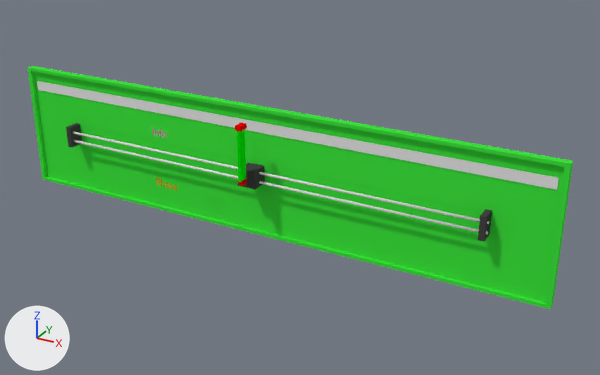
An edit to the Blender file redressement/redressement/redressement.blend, drawn before and after from the same camera.
Both versions are drawn from a 50 mm camera at (17.3, -26.5, 13.6) aimed at (2.0, 1.3, -0.3). Lighting does not change. The marker at lower left points along +X, +Y and +Z.
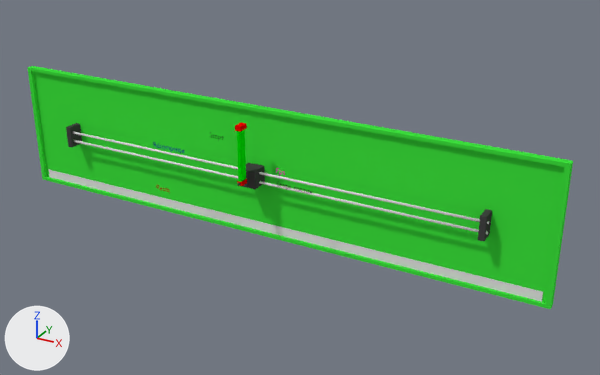
Commit message: avec log et temps par step

Edits to the bpy script that builds the scene:
```text
Add mat_bleu:
    mat_bleu = diffuse_material('bleu')
    mat_bleu.base_color = (0.00341, 0.0, 0.337)  # blue #0b009d
Add mat_noir:
    mat_noir = diffuse_material('noir')
    mat_noir.base_color = (0.0, 0.0, 0.0)  # black #000000
Change txt_info:
    remove txt_info.materials.append(mat_magenta)  # pink #e700c1
    txt_info.body: 'Info' -> 'Récompense'
    add txt_info.materials.append(mat_bleu)  # blue #0b009d
Add txt_pfs_002:
    txt_pfs_002 = bpy.data.curves.new('Pfs.002', 'FONT')
    txt_pfs_002.body = 'Steps totaux'
    txt_pfs_002.materials.append(mat_noir)  # black #000000
Add txt_pfs:
    txt_pfs = bpy.data.curves.new('Pfs', 'FONT')
    txt_pfs.body = 'Fps'
    txt_pfs.materials.append(mat_magenta)  # pink #e700c1
Remove ob_info:
    ob_info = bpy.data.objects.new('Info', txt_info)
    ob_info.location = (-3.99, -0.68, 1.58)
    ob_info.rotation_euler = (1.571, 0.0, 0.0)  # degrees (90, 0, 0)
    ob_info.scale = (0.499, 0.499, 0.499)
Remove ob_phase:
    ob_phase = bpy.data.objects.new('Phase', txt_phase)
    ob_phase.location = (-3.99, -0.68, -0.72)
    ob_phase.rotation_euler = (1.571, 0.0, 0.0)  # degrees (90, 0, 0)
    ob_phase.scale = (0.499, 0.499, 0.499)
Change ob_plane_001:
    ob_plane_001.location: (0.0, 1.21, 2.03) -> (0.0, 1.21, -2.55)
Add ob_steps_total:
    ob_steps_total = bpy.data.objects.new('Steps Total', txt_pfs_002)
    ob_steps_total.location = (2.04, -0.68, 0.49)
    ob_steps_total.rotation_euler = (1.571, 0.0, 0.0)  # degrees (90, 0, 0)
    ob_steps_total.scale = (0.317, 0.317, 0.317)
Add ob_reward:
    ob_reward = bpy.data.objects.new('Reward', txt_info)
    ob_reward.location = (-3.99, -0.68, 1.06)
    ob_reward.rotation_euler = (1.571, 0.0, 0.0)  # degrees (90, 0, 0)
    ob_reward.scale = (0.313, 0.313, 0.313)
Add ob_reset:
    ob_reset = bpy.data.objects.new('Reset', txt_phase)
    ob_reset.location = (-3.99, -0.68, -0.9)
    ob_reset.rotation_euler = (1.571, 0.0, 0.0)  # degrees (90, 0, 0)
    ob_reset.scale = (0.324, 0.324, 0.324)
Add ob_fps:
    ob_fps = bpy.data.objects.new('Fps', txt_pfs)
    ob_fps.location = (2.01, -0.68, 1.06)
    ob_fps.rotation_euler = (1.571, 0.0, 0.0)  # degrees (90, 0, 0)
    ob_fps.scale = (0.317, 0.317, 0.317)
```

Boxes (x1, y1, x2, y2) around the edits, measured in the pictures (600 x 375 px):
'Plane.001', moved: before (37, 81, 559, 190); after (49, 170, 543, 302)
'Phase', deleted: before (156, 178, 177, 190)
'Steps Total', added: after (277, 183, 312, 194)
'Reward', added: after (153, 142, 184, 153)
'Info', deleted: before (152, 127, 167, 138)
'Fps', added: after (276, 168, 285, 175)
'Reset', added: after (158, 185, 170, 192)
